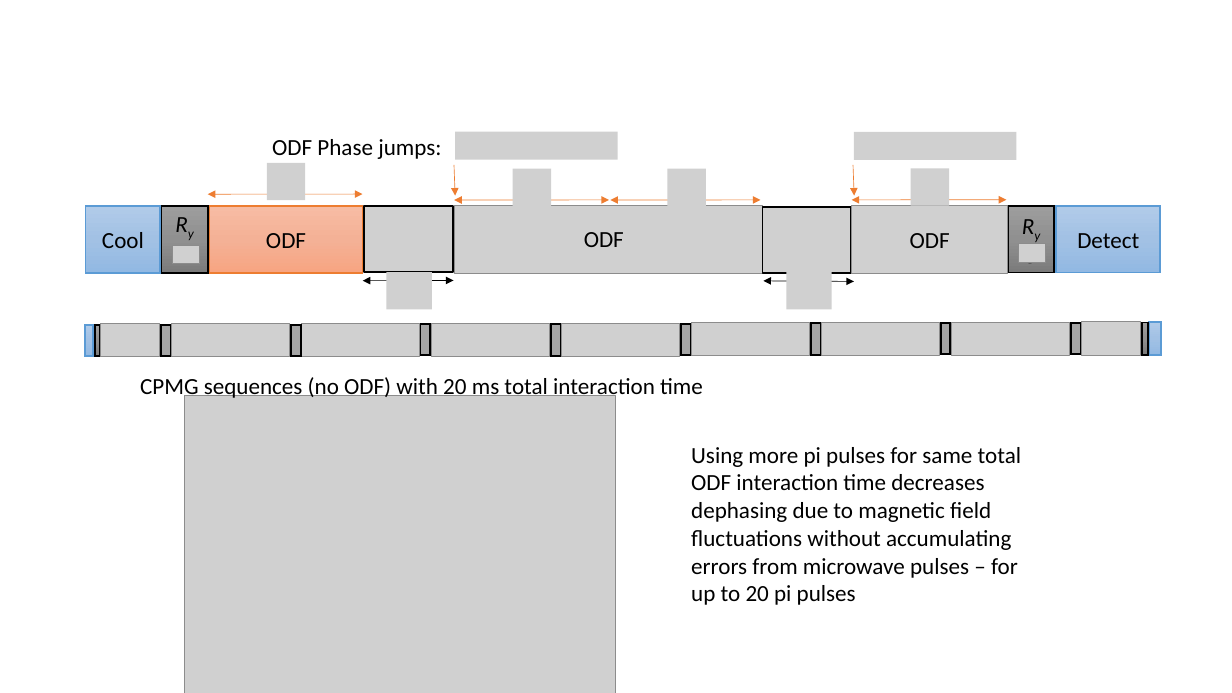
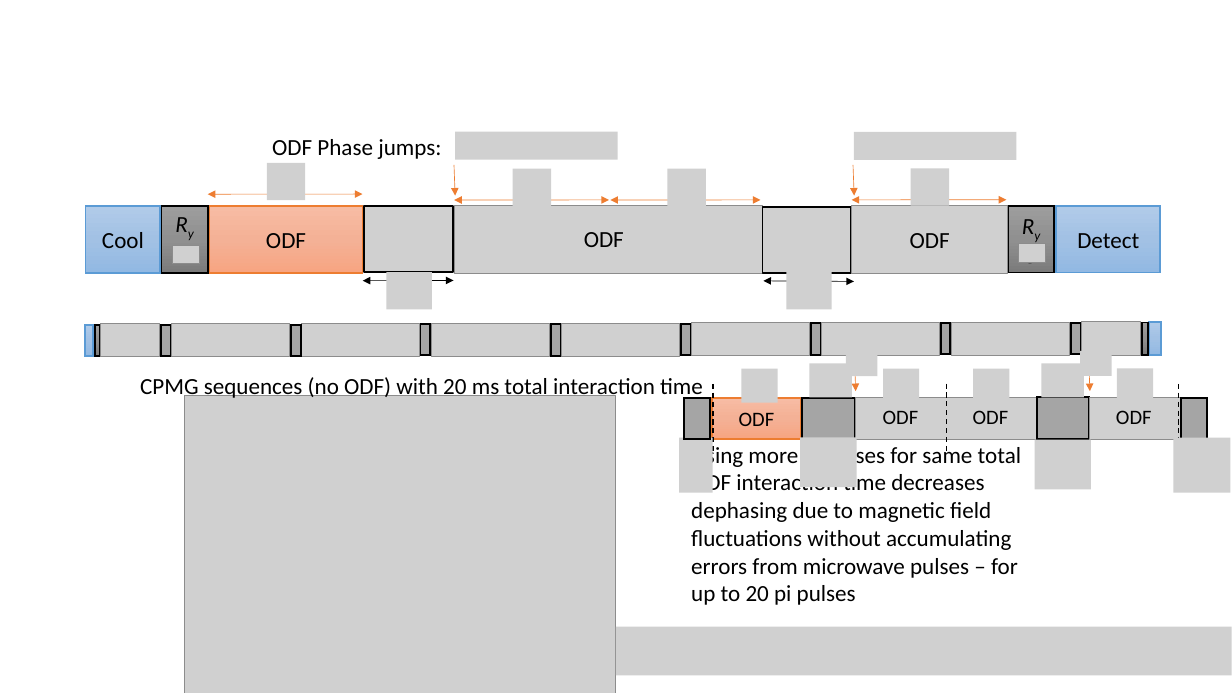
Before and after one commit to kgilmo/amplitude_sensing_paper, a slide deck: slide 4 of amplitude_sensing_penning.pptx (slide 3 before the commit). Drawn at 1232x693 pixels with LibreOffice and Linux fonts; fonts in the diff are those of the drawing; grey boxes stand for pictures. Boxes give left, top, right and bottom in pixels: in the first picture for what was removed or moved away, otherwise in the second. Text is boxed around its words. In the diff, an @@ line names an element or a change of style, - is before the commit and + after.

```diff
--- a/amplitude_sensing_penning.pptx
+++ b/amplitude_sensing_penning.pptx
@@ group added at bbox=[679, 351, 1231, 493]: 14 pictures, 5 rectangles, 3 texts, 3 lines, 2 arrows @@
+ODF
+ODF
+ODF
+ODF
@@ picture added at bbox=[616, 627, 1232, 676] @@
```
Also in this commit, not shown: 5 other slides changed, 3 slides added, 8 other files.
